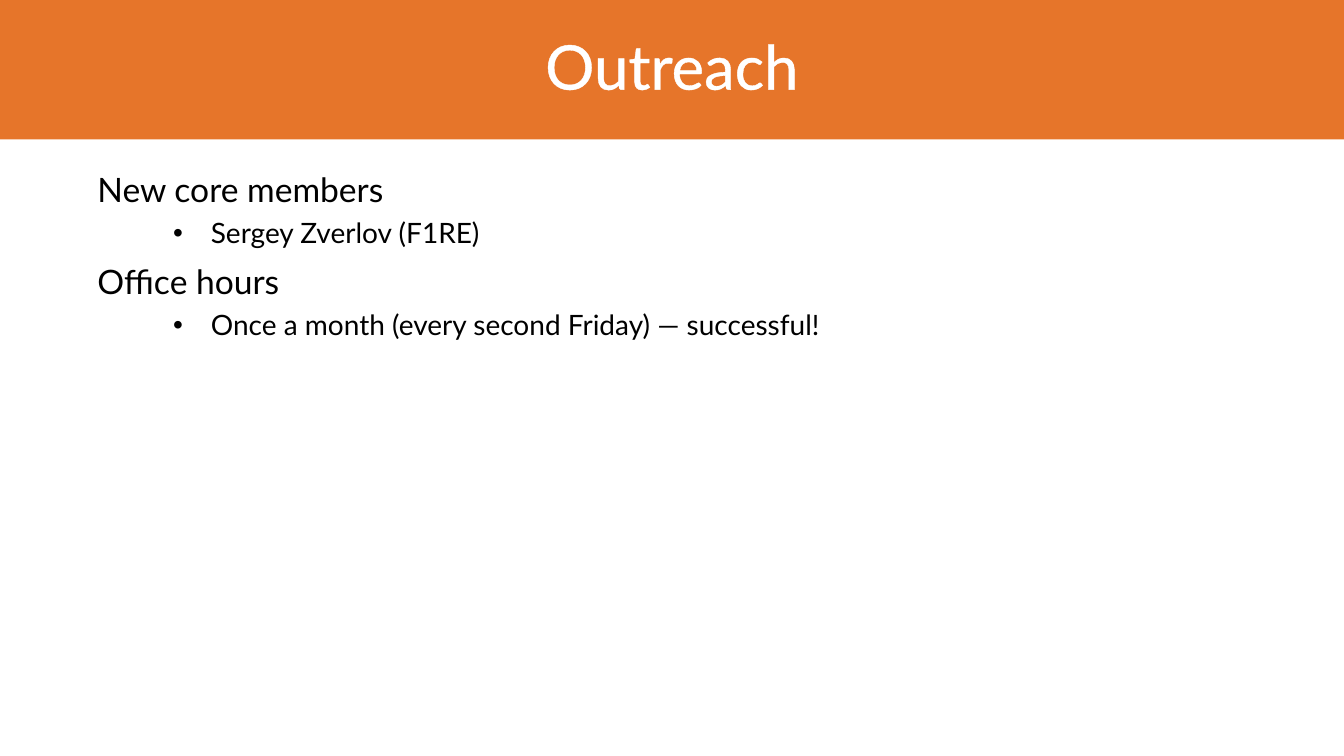
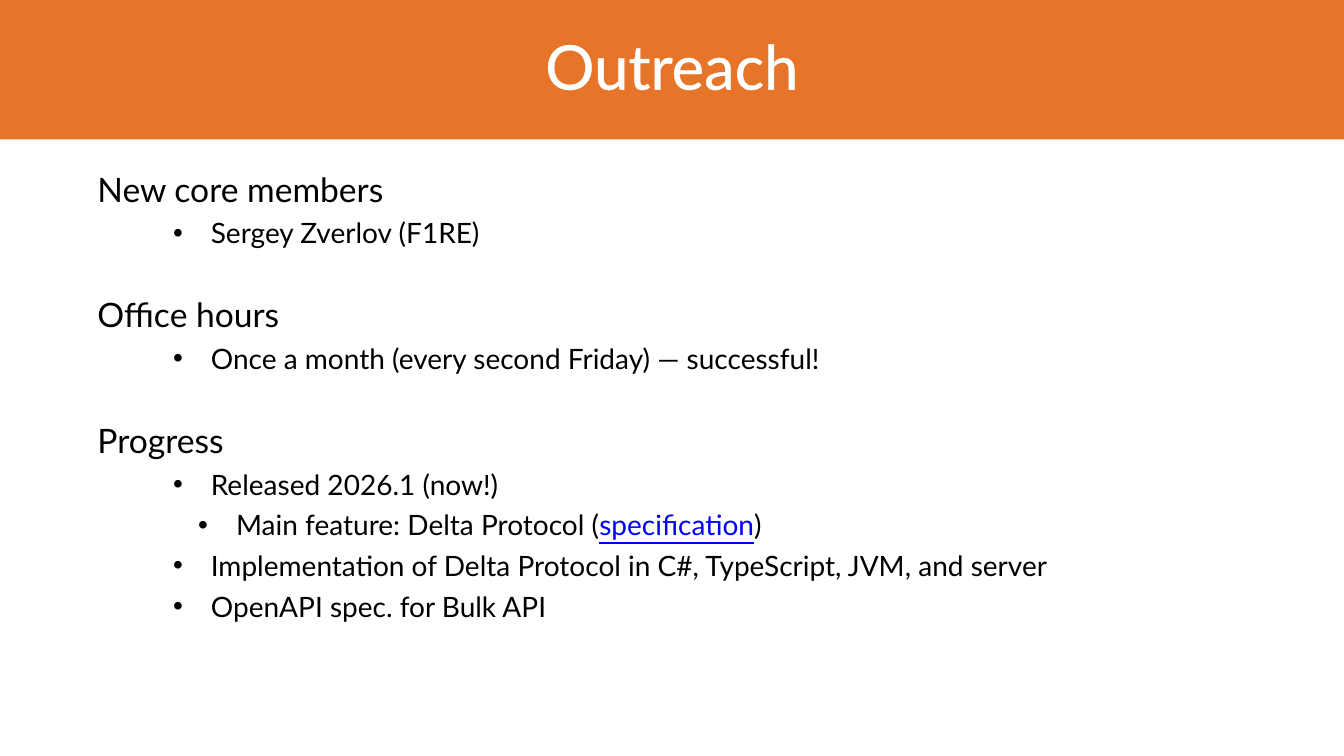
Before and after one commit to LionWeb-io/specification, a slide deck: slide 8 of conference-talks/LangDev/2026/LangDev 2026 Talk.pptx. Drawn at 1344x756 pixels with LibreOffice and Linux fonts; fonts in the diff are those of the drawing; background and template pictures are left out. Boxes give left, top, right and bottom in pixels: in the first picture for what was removed or moved away, otherwise in the second. Text is boxed around its words. In the diff, an @@ line names an element or a change of style, - is before the commit and + after.

```diff
--- a/conference-talks/LangDev/2026/LangDev 2026 Talk.pptx
+++ b/conference-talks/LangDev/2026/LangDev 2026 Talk.pptx
@@ text at (97,429,1047,622): paragraphs added @@
+Progress
+  • Released 2026.1 (now!)
+    • Main feature: Delta Protocol (specification)
+  • Implementation of Delta Protocol in C#, TypeScript, JVM, and server
+  • OpenAPI spec. for Bulk API
```
Also in this commit, not shown: 5 other slides changed, 1 slide added, 1 other file.
